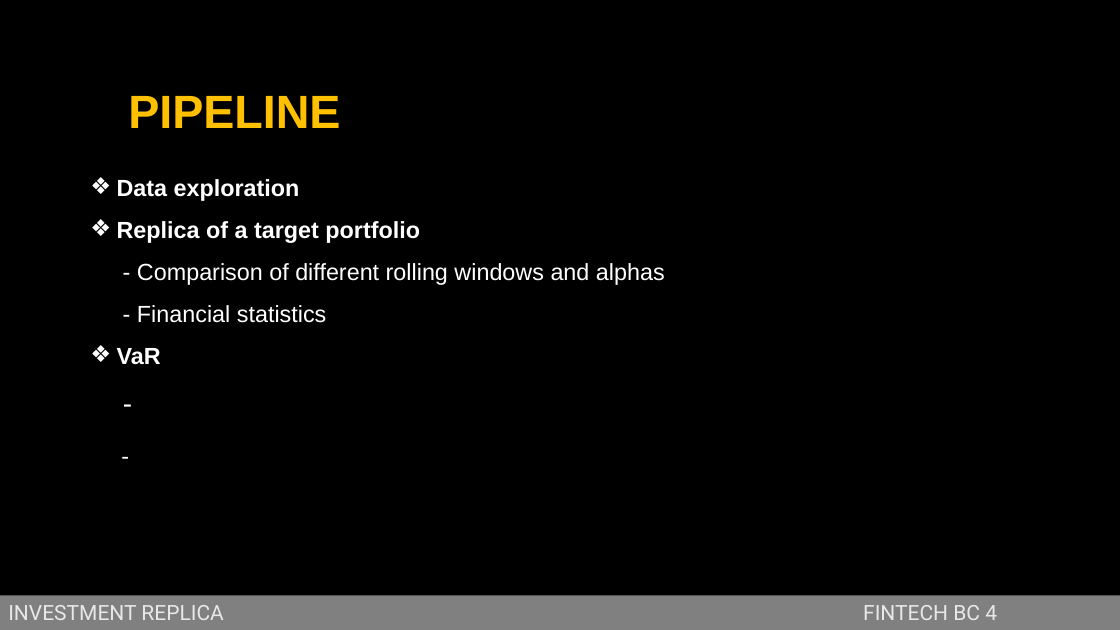
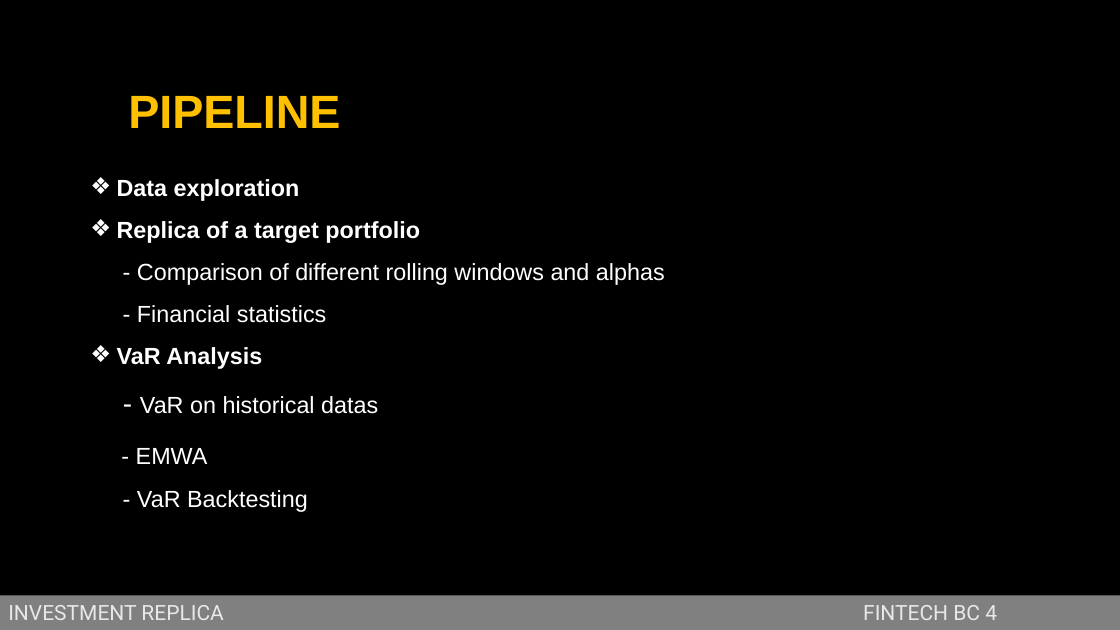
Before and after one commit to jstringara/Fintech, a slide deck: slide 3 of BC4/Bozza.pptx. Drawn at 1120x630 pixels with LibreOffice and Linux fonts; fonts in the diff are those of the drawing; background and template pictures are left out. Boxes give left, top, right and bottom in pixels: in the first picture for what was removed or moved away, otherwise in the second. Text is boxed around its words. In the diff, an @@ line names an element or a change of style, - is before the commit and + after.

```diff
--- a/BC4/Bozza.pptx
+++ b/BC4/Bozza.pptx
@@ text at (117, 347, 378, 512): text changed; bold off @@
-❖ VaR
--
--
+❖ VaR Analysis
+- VaR on historical datas
+- EMWA
+- VaR Backtesting
```
Also in this commit, not shown: 3 slides added, 5 slides removed, 1 other file.
